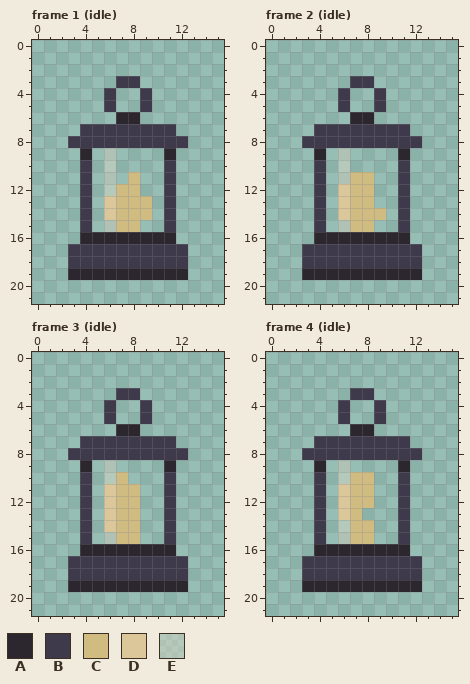
A pixel-art file gets an edit: block_man/data/lamp.aseprite. The picture above is the old version.
16x22 pixels, 14 frames. Colours within 5 levels of each other are drawn and written as one. Shown: frame 1 (idle), frame 2 (idle), frame 3 (idle), frame 4 (idle). The commit also changed other frames, which this record leaves out.
Palette (. is transparent): A #2c262f  B #3f3a4b  C #d0bb80  D #dcc79a  E #f3e0cc59
After:
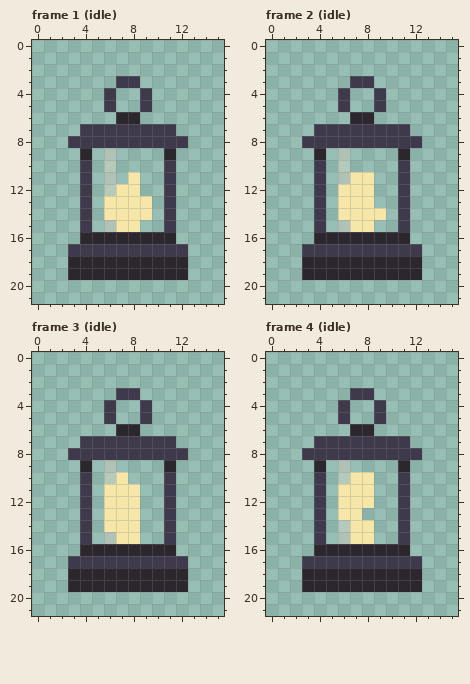
Edits made:
colour C: #d0bb80 -> #f6e7a8
Changed rows in their new state; - is a pixel that keeps its letter.
Frame 1 (idle):
first column x 6:
13 C
14 C
first column x 3:
18 AAAAAAAAAA
Frame 2 (idle):
first column x 6:
12 C
13 C
14 C
first column x 3:
18 AAAAAAAAAA
Frame 3 (idle):
first column x 6:
11 C
12 C
13 C
14 C
first column x 3:
18 AAAAAAAAAA
Frame 4 (idle):
first column x 6:
11 C
12 C
13 C
first column x 3:
18 AAAAAAAAAA
Boxes around the changes in both pictures, in picture pixels (x1, y1, x2, y2):
changed: (68, 172, 188, 268)
changed: (302, 172, 422, 268)
changed: (68, 472, 188, 580)
changed: (302, 472, 422, 580)
